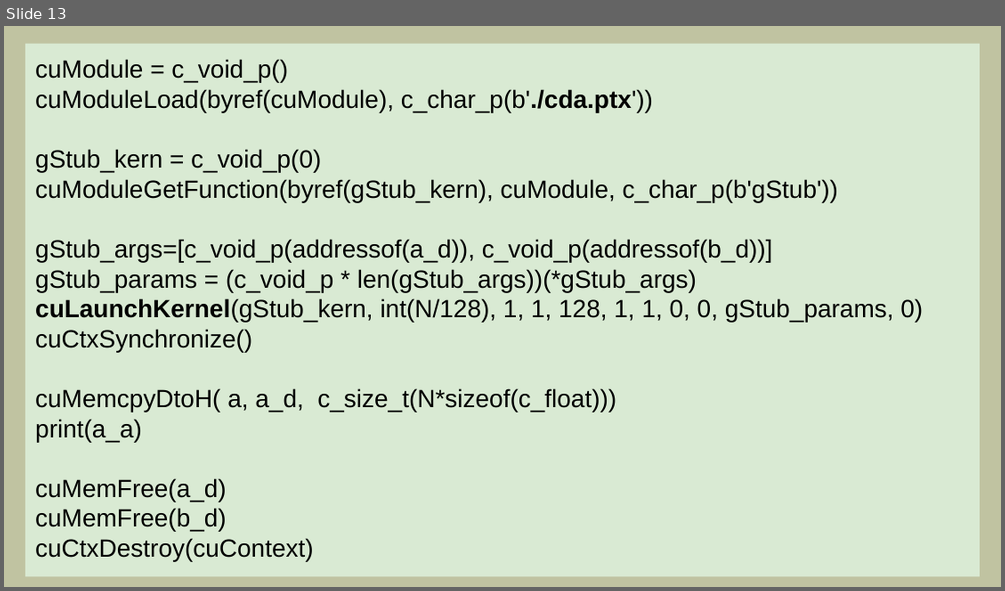
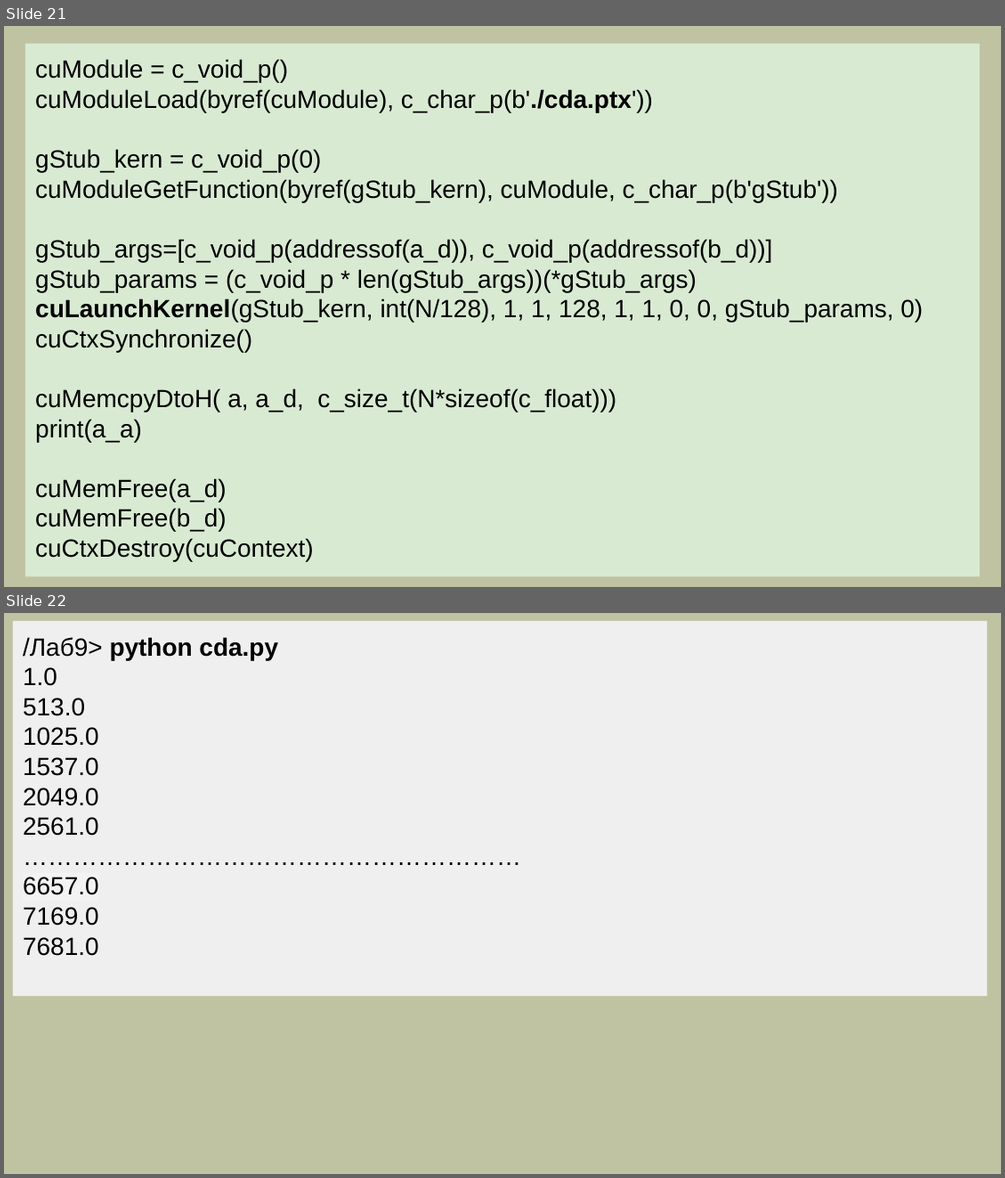
Before and after one commit to mlkv52/sibsutis_cuda_bachelors-2025, a slide deck: Лекции/pptx/Лекция9-ПГП-2025.pptx. Shown one above the other, each under a label of ours: slide 13 before the commit, slides 21 and 22 after it. The pictures are 1005x591 and 1005x1178 pixels, drawn with LibreOffice and Linux fonts; fonts in the diff are those of the drawing. Boxes give left, top, right and bottom in pixels: in the first picture for what was removed or moved away, otherwise in the second. Text is boxed around its words. In the diff, an @@ line names an element or a change of style, - is before the commit and + after.

```diff
--- a/Лекции/pptx/Лекция9-ПГП-2025.pptx
+++ b/Лекции/pptx/Лекция9-ПГП-2025.pptx
@@ slide 22 added at bbox=[4, 613, 1001, 1174], background #C0C3A1 @@
@@ rectangle added at bbox=[13, 621, 987, 996], fill #EFEFEF, 18 pt, text #000000 @@
+/Лаб9> python cda.py
+1.0
+513.0
+1025.0
+1537.0
+2049.0
+2561.0
+……………………………………………………
+6657.0
+7169.0
+7681.0
@@ what was slide 13 is now slide 21 @@
```
Also in this commit, not shown: 4 slides changed, 9 other slides added, 2 slides removed.
